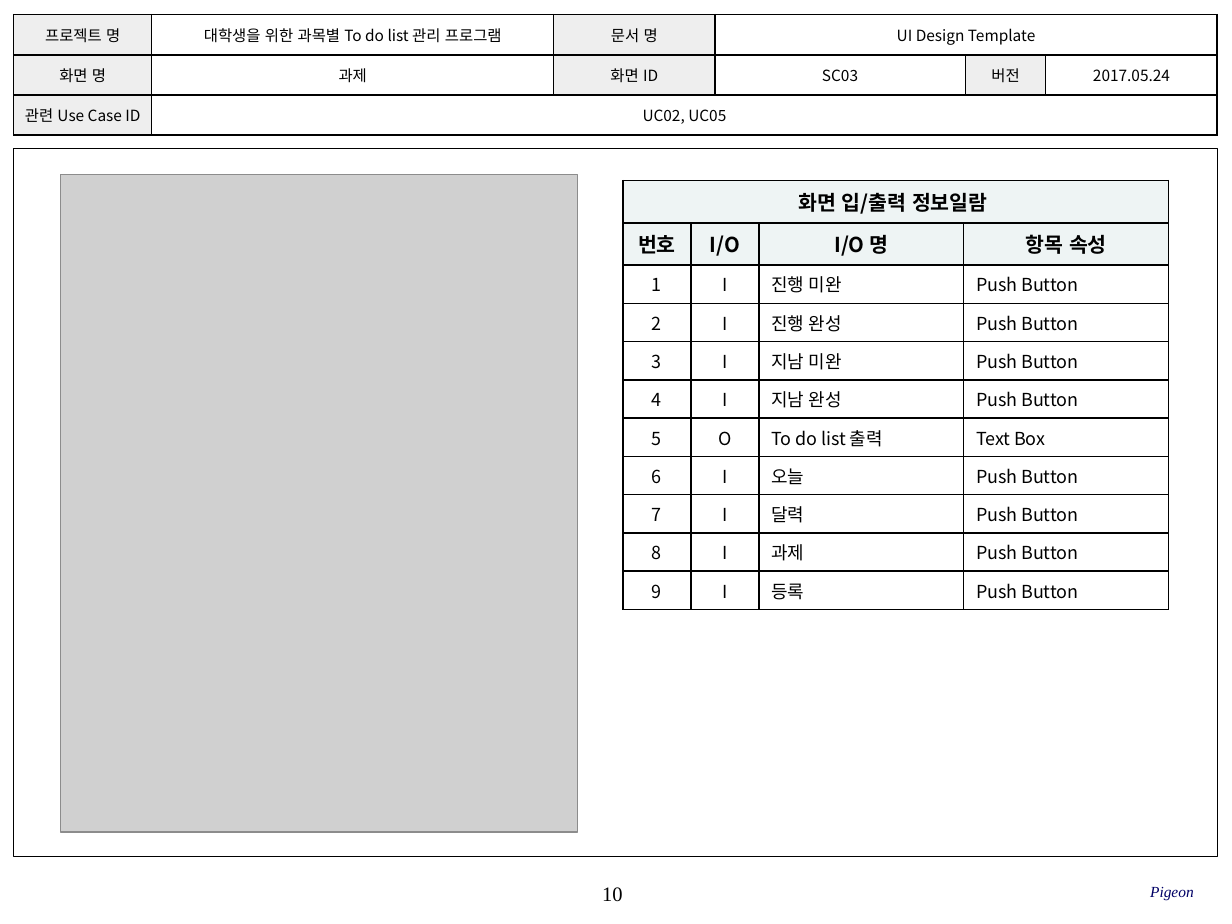
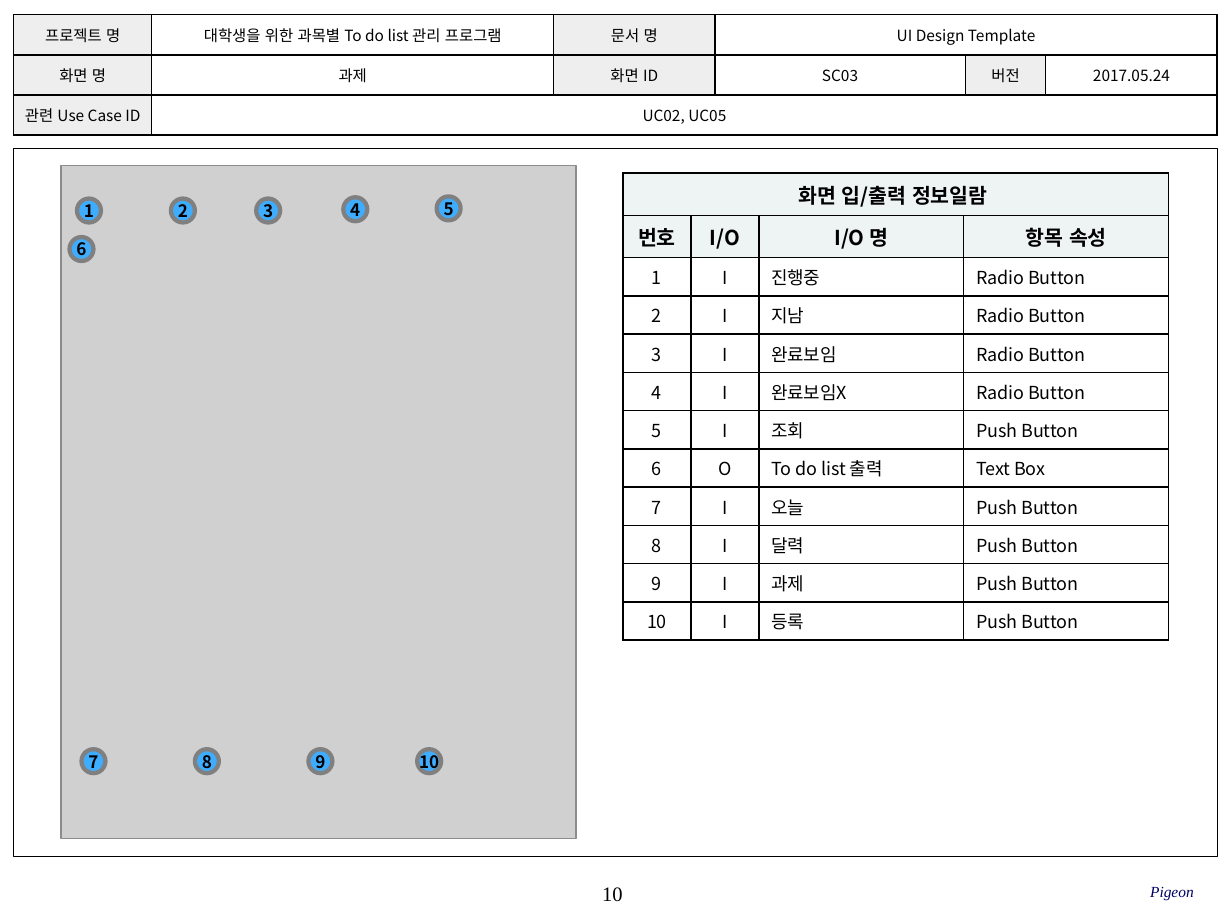
Before and after one commit to SE-admin/9, a slide deck: slide 10 of doc/3_ 설계서/UI Design Template_9_pigeon.pptx. Drawn at 1232x924 pixels with LibreOffice and Linux fonts; fonts in the diff are those of the drawing; grey boxes stand for pictures; background and template pictures are left out. Boxes give left, top, right and bottom in pixels: in the first picture for what was removed or moved away, otherwise in the second. Text is boxed around its words. In the diff, an @@ line names an element or a change of style, - is before the commit and + after.

```diff
--- a/doc/3_ 설계서/UI Design Template_9_pigeon.pptx
+++ b/doc/3_ 설계서/UI Design Template_9_pigeon.pptx
@@ picture: place and size @@
-picture at [60,174,577,832]
+picture at [60,165,575,838]
@@ table at [623,174,1168,634] @@
-row 3: 1 | I | 진행 미완 | Push Button
-row 4: 2 | I | 진행 완성 | Push Button
-row 5: 3 | I | 지남 미완 | Push Button
-row 6: 4 | I | 지남 완성 | Push Button
-row 7: 5 | O | To do list 출력 | Text Box
-row 8: 6 | I | 오늘 | Push Button
-row 9: 7 | I | 달력 | Push Button
-row 10: 8 | I | 과제 | Push Button
-row 11: 9 | I | 등록 | Push Button
+row 3: 1 | I | 진행중 | Radio Button
+row 4: 2 | I | 지남 | Radio Button
+row 5: 3 | I | 완료보임 | Radio Button
+row 6: 4 | I | 완료보임X | Radio Button
+row 7: 5 | I | 조회 | Push Button
+row 8: 6 | O | To do list 출력 | Text Box
+row 9: 7 | I | 오늘 | Push Button
+row 10: 8 | I | 달력 | Push Button
+row 11: 9 | I | 과제 | Push Button
+row 12: 10 | I | 등록 | Push Button
@@ table: place and size @@
-table at [623,181,1168,604]
+table at [623,174,1168,634]
@@ ellipse added at [78,198,101,222], fill #3FADFF, outline #808080 2.5 pt, 10 pt, text #000000, bold @@
+1
@@ ellipse added at [171,198,195,222], fill #3FADFF, outline #808080 2.5 pt, 10 pt, text #000000, bold @@
+2
@@ ellipse added at [256,198,280,222], fill #3FADFF, outline #808080 2.5 pt, 10 pt, text #000000, bold @@
+3
@@ ellipse added at [344,197,367,221], fill #3FADFF, outline #808080 2.5 pt, 10 pt, text #000000, bold @@
+4
@@ ellipse added at [436,196,460,219], fill #3FADFF, outline #808080 2.5 pt, 10 pt, text #000000, bold @@
+5
@@ ellipse added at [69,237,92,260], fill #3FADFF, outline #808080 2.5 pt, 10 pt, text #000000, bold @@
+6
@@ ellipse added at [81,749,105,772], fill #3FADFF, outline #808080 2.5 pt, 10 pt, text #000000, bold @@
+7
@@ ellipse added at [195,749,218,772], fill #3FADFF, outline #808080 2.5 pt, 10 pt, text #000000, bold @@
+8
@@ ellipse added at [308,749,331,772], fill #3FADFF, outline #808080 2.5 pt, 10 pt, text #000000, bold @@
+9
@@ ellipse added at [418,749,441,772], fill #3FADFF, outline #808080 2.5 pt, 10 pt, text #000000, bold @@
+10
```
Also in this commit, not shown: 9 other slides changed.
